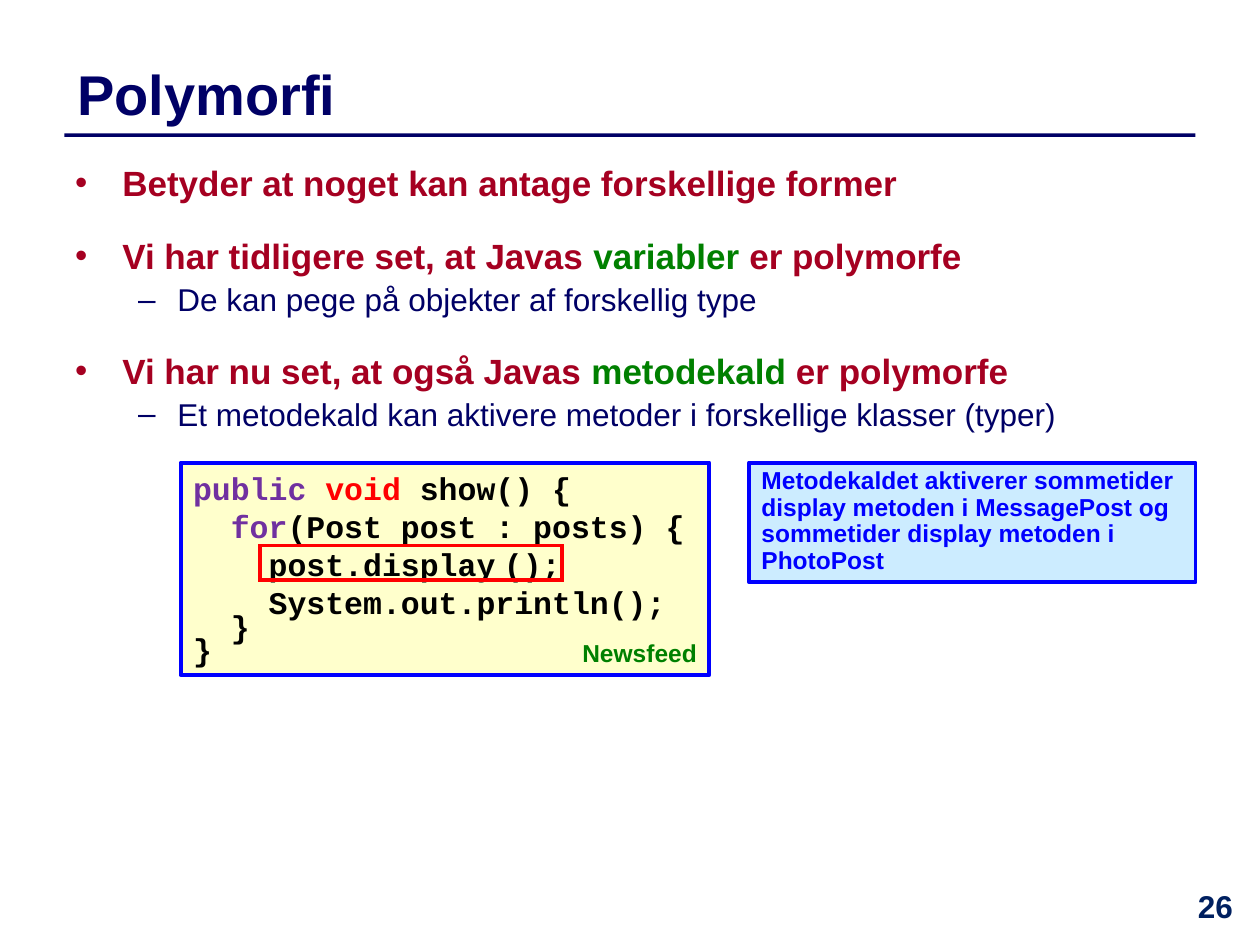
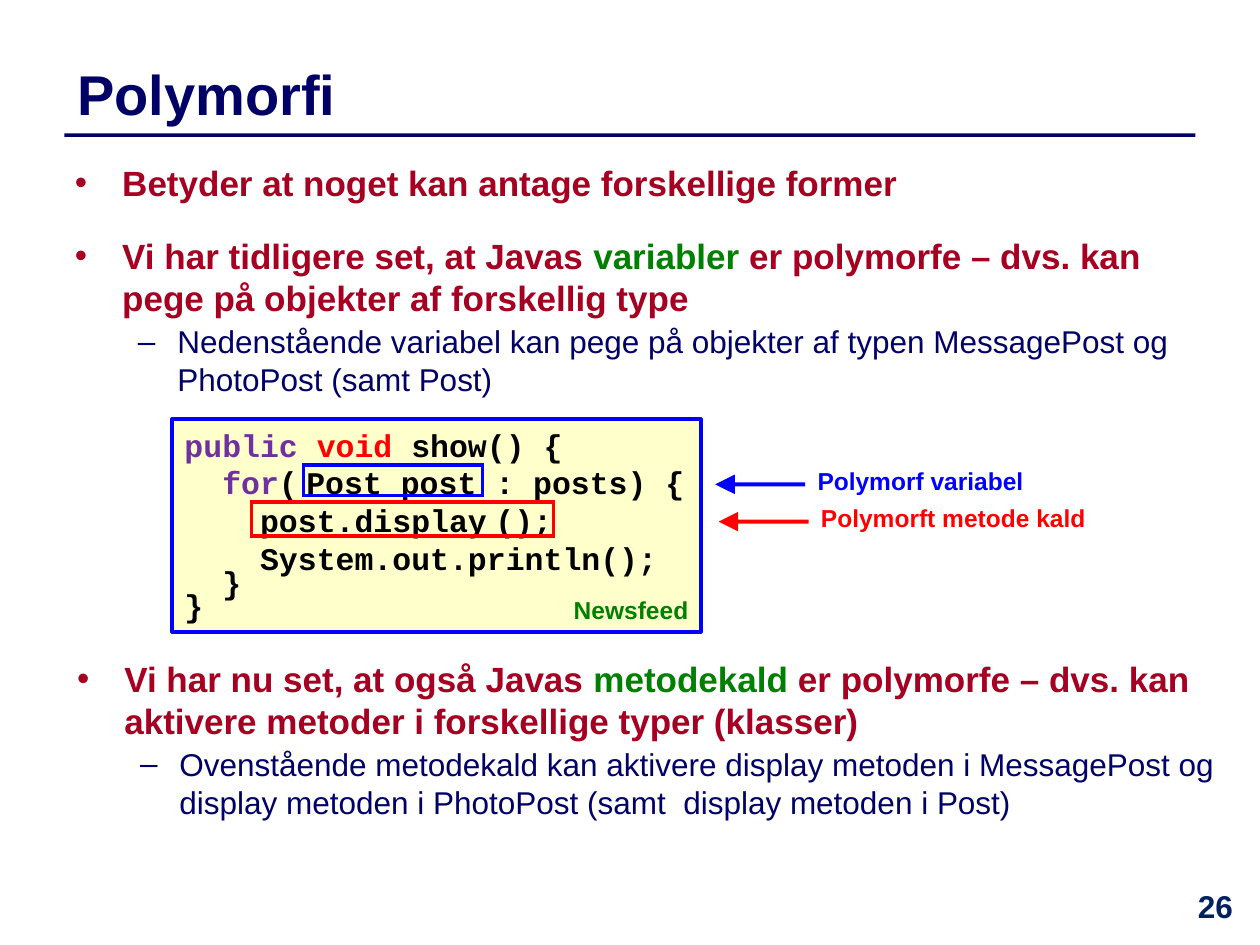
Before and after one commit to IntProgAU/Materiale, a slide deck: slide 26 of web/e22/uge_11/Slides-Uge11.pptx. Drawn at 1260x945 pixels with LibreOffice and Linux fonts; fonts in the diff are those of the drawing. Boxes give left, top, right and bottom in pixels: in the first picture for what was removed or moved away, otherwise in the second. Text is boxed around its words. In the diff, an @@ line names an element or a change of style, - is before the commit and + after.

```diff
--- a/web/e22/uge_11/Slides-Uge11.pptx
+++ b/web/e22/uge_11/Slides-Uge11.pptx
@@ text at [122,243,1168,397]: text changed; size 18 to 20 pt; bold on @@
-• Vi har tidligere set, at Javas variabler er polymorfe
-  – De kan pege på objekter af forskellig type
-  • Vi har nu set, at også Javas metodekald er polymorfe
-  – Et metodekald kan aktivere metoder i forskellige klasser (typer)
+• Vi har tidligere set, at Javas variabler er polymorfe – dvs. kan pege på objekter af forskellig type
+  – Nedenstående variabel kan pege på objekter af typen MessagePost og PhotoPost (samt Post)
@@ rectangle "public void show() {": place and size @@
-rectangle "public void show() {" at [180,462,709,675]
+rectangle "public void show() {" at [173,420,702,633]
@@ text in rectangle at [222,472,646,504]: spaces changed @@
-for(Post post : posts) {
+for( Post post : posts) {
@@ rectangle added at [304,465,483,495], outline #0000FF 2 pt @@
@@ rectangle removed at [748,462,1194,582] @@
-Metodekaldet aktiverer sommetider display metoden i MessagePost og sommetider display metoden i PhotoPost
@@ text added at [818,472,1024,495], 14 pt, text #0000FF, bold @@
+Polymorf variabel
@@ rectangle: place and size @@
-rectangle at [261,546,563,580]
+rectangle at [252,503,554,537]
@@ arrow added from (805, 484) to (716, 484), #0000FF 2.25 pt @@
@@ text added at [821,509,1085,532], 14 pt, text #FF0000, bold @@
+Polymorft metode kald
@@ arrow added from (809, 522) to (718, 522), #FF0000 2.25 pt @@
@@ text "Newsfeed": place and size @@
-text "Newsfeed" at [582,644,696,663]
+text "Newsfeed" at [574,601,688,620]
@@ text added at [124,664,1214,820], 18 pt, text #000066 @@
+  • Vi har nu set, at også Javas metodekald er polymorfe – dvs. kan aktivere metoder i forskellige typer (klasser)
+  – Ovenstående metodekald kan aktivere display metoden i MessagePost og display metoden i PhotoPost (samt display metoden i Post)
```
Also in this commit, not shown: 18 other slides changed, 1 other file.
